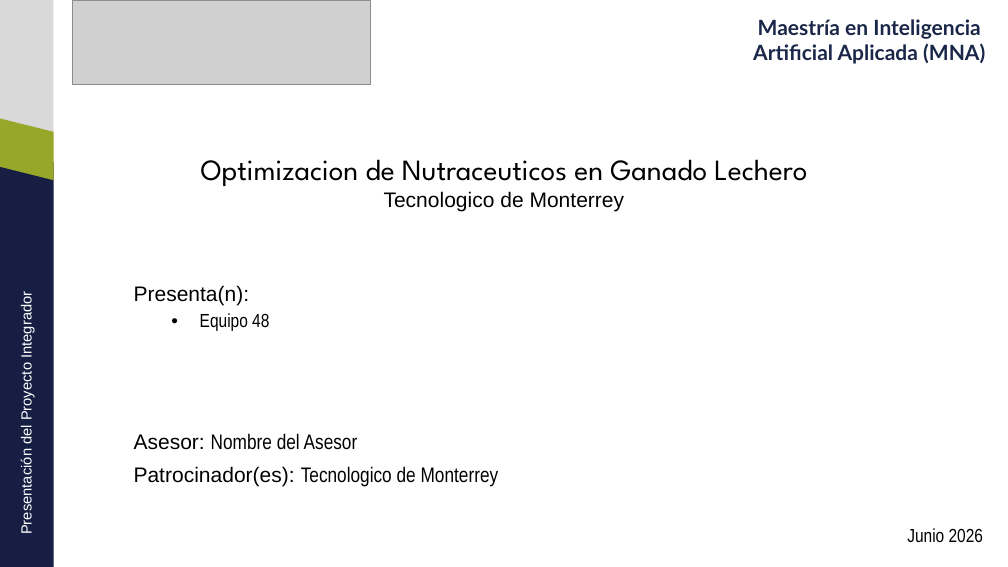
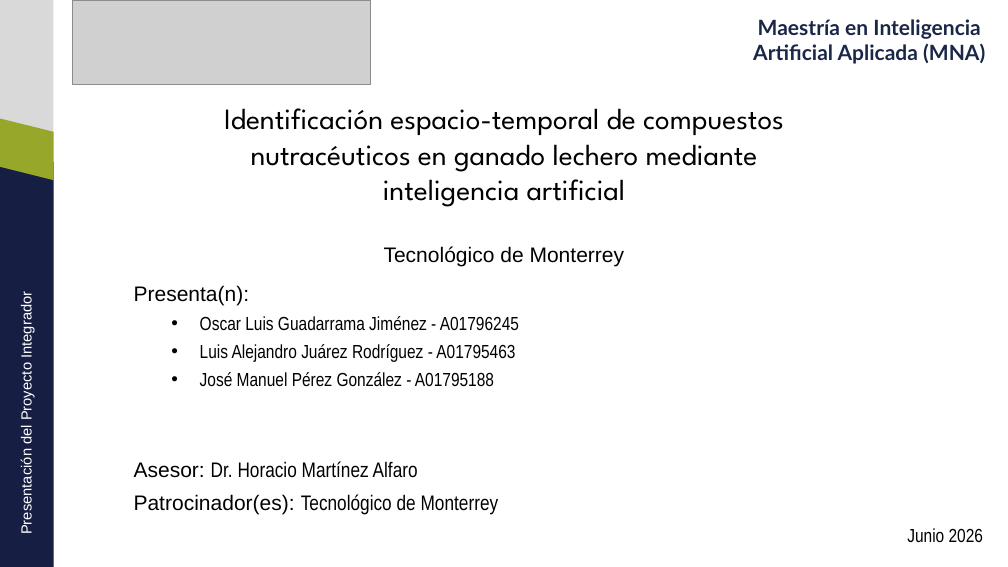
Before and after one commit to jperezg86/ml-nutraceuticos-ganado-lechero, a slide deck: slide 1 of docs/Presentacion_E6_v2_Equipo48.pptx. Drawn at 1008x567 pixels with LibreOffice and Linux fonts; fonts in the diff are those of the drawing; grey boxes stand for pictures. Boxes give left, top, right and bottom in pixels: in the first picture for what was removed or moved away, otherwise in the second. Text is boxed around its words. In the diff, an @@ line names an element or a change of style, - is before the commit and + after.

```diff
--- a/docs/Presentacion_E6_v2_Equipo48.pptx
+++ b/docs/Presentacion_E6_v2_Equipo48.pptx
@@ title at [224,108,784,266]: text changed @@
-Optimizacion de Nutraceuticos en Ganado Lechero
-Tecnologico de Monterrey
+Identificación espacio-temporal de compuestos
+nutracéuticos en ganado lechero mediante
+inteligencia artificial
+Tecnológico de Monterrey
@@ subtitle at [134,316,519,515]: text changed; size 20 to 18 pt @@
-  • Equipo 48
-Asesor: Nombre del Asesor
-Patrocinador(es): Tecnologico de Monterrey
+  • Oscar Luis Guadarrama Jiménez - A01796245
+  • Luis Alejandro Juárez Rodríguez - A01795463
+  • José Manuel Pérez González - A01795188
+Asesor: Dr. Horacio Martínez Alfaro
+Patrocinador(es): Tecnológico de Monterrey
```
Also in this commit, not shown: 13 other slides changed, 1 slide removed.
